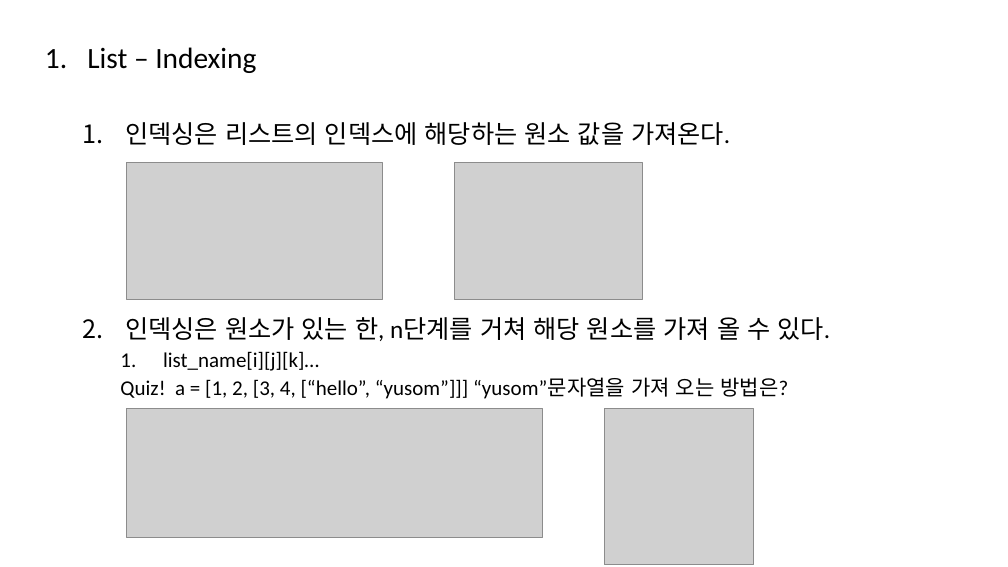
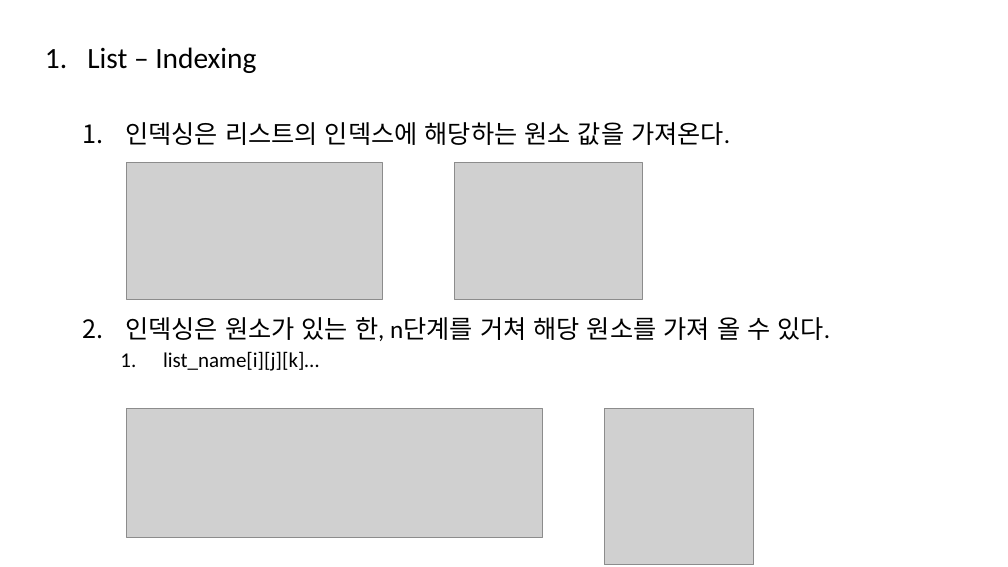
Before and after one commit to Cho-Hyeon-Sang/python, a slide deck: slide 5 of 20220628/python_자료구조.pptx. Drawn at 1008x567 pixels with LibreOffice and Linux fonts; fonts in the diff are those of the drawing; grey boxes stand for pictures. Boxes give left, top, right and bottom in pixels: in the first picture for what was removed or moved away, otherwise in the second. Text is boxed around its words. In the diff, an @@ line names an element or a change of style, - is before the commit and + after.

```diff
--- a/20220628/python_자료구조.pptx
+++ b/20220628/python_자료구조.pptx
@@ text at [120, 377, 788, 399]: paragraph removed @@
-    Quiz! a = [1, 2, [3, 4, [“hello”, “yusom”]]] “yusom”문자열을 가져 오는 방법은?
```
Also in this commit, not shown: 1 other slide changed, 4 other files.
